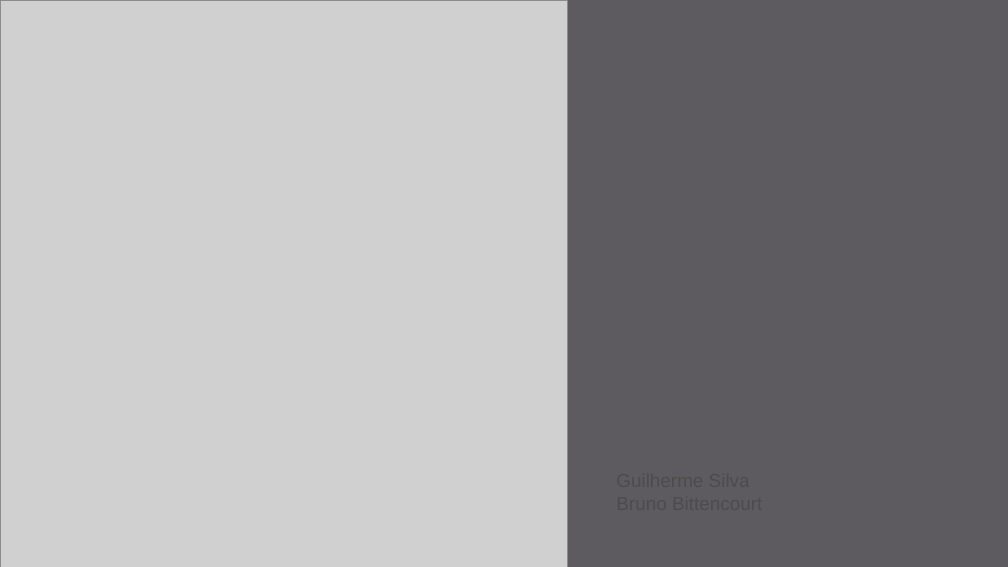
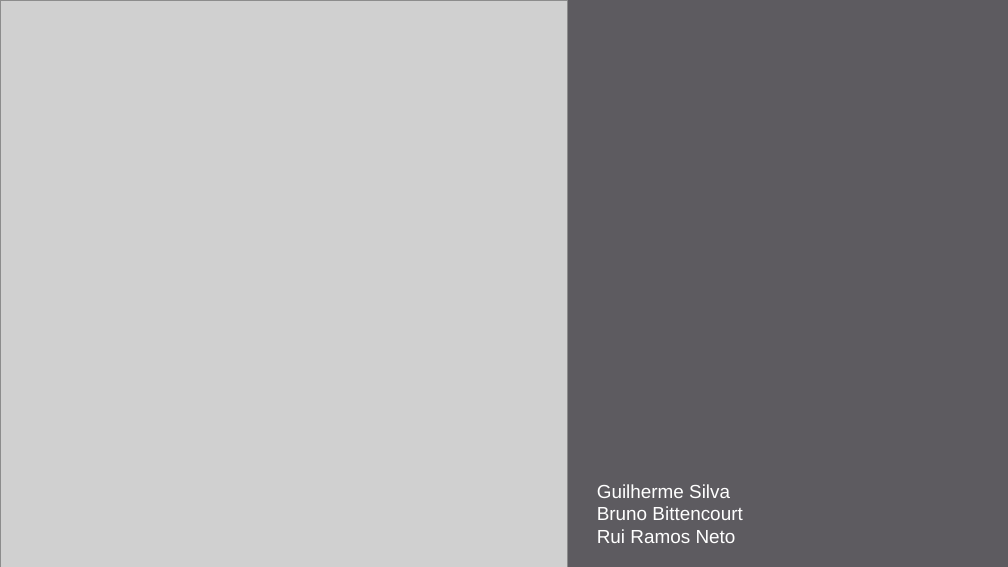
Before and after one commit to AceleradoraDePessoas/Apresentacoes, a slide deck: slide 1 of Institucional.pptx. Drawn at 1008x567 pixels with LibreOffice and Linux fonts; fonts in the diff are those of the drawing; grey boxes stand for pictures. Boxes give left, top, right and bottom in pixels: in the first picture for what was removed or moved away, otherwise in the second. Text is boxed around its words. In the diff, an @@ line names an element or a change of style, - is before the commit and + after.

Commit message:
Last changes of guilherme to presentation

```diff
--- a/Institucional.pptx
+++ b/Institucional.pptx
@@ text added at (597,484,742,543), 18 pt, text #FFFFFF @@
+Guilherme Silva
+Bruno Bittencourt
+Rui Ramos Neto
```
Also in this commit, not shown: 3 other slides changed, 2 slides added.
